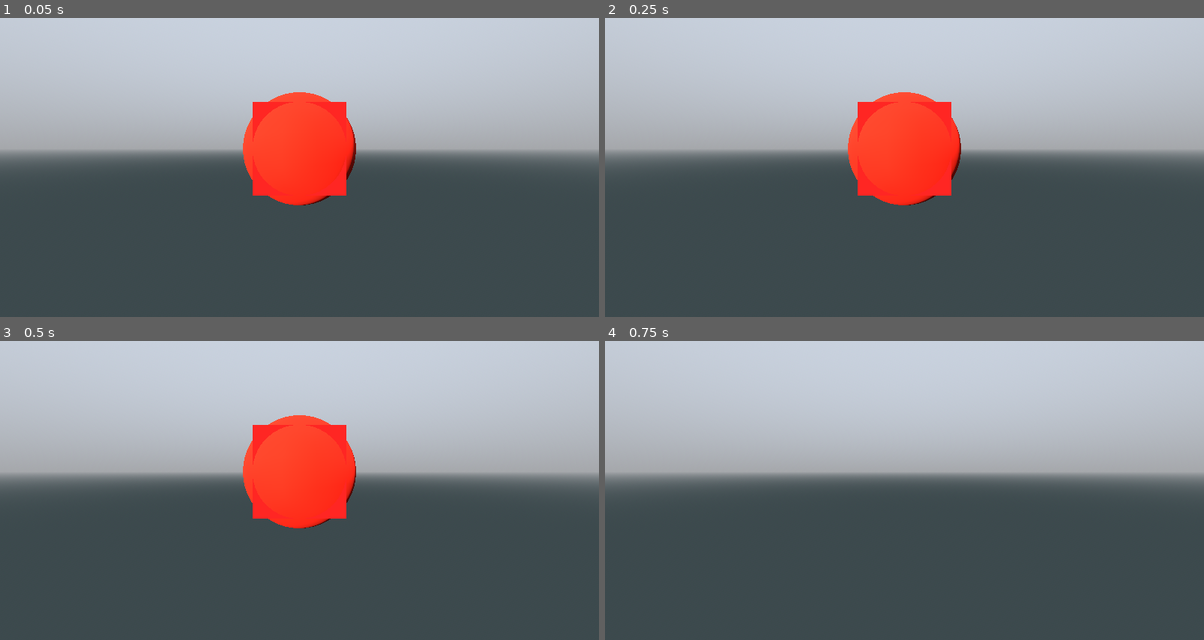
Above: before the commit, frames 1-4 (two rows, left to right).
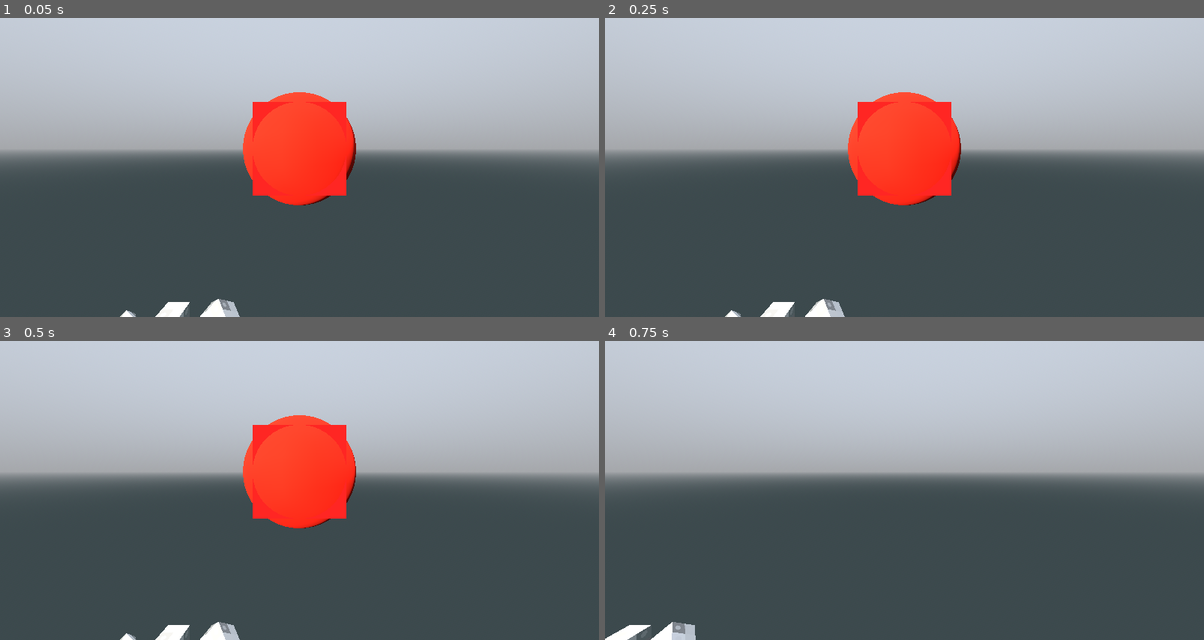
Above: after the commit, the same moments.

Repository: pixerhp/Hatchetflair
Game: Godot game, scene res://topscenes/gameplay_topscene.tscn
Same seed, same stepped clock (60 frames per second), same inputs: the game is played once before the commit and once after it.
Inputs (mouse positions are in pixels of both pictures, inside the frame that each line leads up to):
- Up to frame 1 (0.05 s): no input
- Up to frame 2 (0.25 s): no input
- Up to frame 3 (0.5 s): no input
- Up to frame 4 (0.75 s): tap Enter at 0.5 s; move the mouse to (1036, 454) at 0.52 s; hold D (move_right) from 0.53 s (still down); hold Shift (speed_faster) from 0.53 s (still down); click (1036, 454) at 0.67 s

The runs differ from the first frame. In frame 1, 0.5% of the frame differs, in the area x 20-41%, y 93-100%; in frame 2, 0.5%; in frame 3, 0.5%; in frame 4, 0.5%, in the area x 0-16%, y 93-100%.

Commit message:
Partial threaded chunks functionality

Diff:
--- a/scripts/tchunks_manager.gd
+++ b/scripts/tchunks_manager.gd
@@ -636,7 +636,7 @@
 		return
 	if world_tchunks[world_tc_xyz_to_i[xyz]].tiles_rend_node == null:
 		return
-	world_tchunks[world_tc_xyz_to_i[xyz]].tiles_rend_node.queue_free()
+	world_tchunks[world_tc_xyz_to_i[xyz]].tiles_rend_node.call_deferred("queue_free")
 
 
 var tcmthread: Thread
@@ -644,6 +644,7 @@
 @onready var cam_node: Node = get_tree().current_scene.find_child("FlyCam")
 var main_tcmt_mutex: Mutex
 var cam_pos_main: Vector3 = Vector3(0,0,0)
+var wait_to_unload: bool = false
 
 func _ready():
 	main_tcmt_mutex = Mutex.new()
@@ -654,25 +655,58 @@
 	main_tcmt_mutex.lock()
 	if not cam_node == null:
 		cam_pos_main = cam_node.position
+	wait_to_unload = false
 	main_tcmt_mutex.unlock()
 
 func tcmthread_func():
 	var load_pos: Vector3 = Vector3(0,0,0)
+	var load_closest_tc: Vector3i = Vector3i(0,0,0)
+
+
+	#for i in 9**3:
+		#load_tchunk(Vector3i(((i%9)-4), (((i/9)%9)-4), (((i/81)%9)-4)))
+	#for i in 9**3:
+		#remesh_tchunk(Vector3i(((i%9)-4), (((i/9)%9)-4), (((i/81)%9)-4)))
+
+	var wait_to_unload_local: bool = false
+
+	var TEST_last_unload: Vector3i = Vector3i(999,999,999)
+
 	while not tcmthread_exit:
 		main_tcmt_mutex.unlock()
 
 		main_tcmt_mutex.lock()
 		load_pos = cam_pos_main
+		wait_to_unload_local = wait_to_unload
 		main_tcmt_mutex.unlock()
+		load_closest_tc = Vector3i(floor((load_pos + TCU.TCHUNK_HS) / Vector3(TCU.TCHUNK_S)))
+
+
+		if not world_tc_xyz_to_i.has(load_closest_tc):
+			print("loading: ", load_closest_tc)
+			load_tchunk(load_closest_tc)
+			remesh_tchunk(load_closest_tc)
+
+		#if not wait_to_unload_local: for i in range(world_tchunks.size()):
+			#if load_pos.distance_to(Vector3(world_tchunks[i].coords) * 16) > 128:
+				#unload_tchunk(world_tchunks[i].coords)
+				#main_tcmt_mutex.lock()
+				#wait_to_unload = true
+				#main_tcmt_mutex.unlock()
+				#break
+
+
+		#if world_tc_xyz_to_i.size() == 0:S
+			#for i in 5**3:
+				#load_tchunk(Vector3i(((i%5)-2), (((i/5)%5)-2), (((i/25)%5)-2)))
+			#for i in 5**3:
+				#remesh_tchunk(Vector3i(((i%5)-2), (((i/5)%5)-2), (((i/25)%5)-2)))
+
+		#if not world_tc_xyz_to_i.has(load_closest_tc):
+			#load_tchunk(load_closest_tc)
 
 		main_tcmt_mutex.lock()
 	main_tcmt_mutex.unlock()
-
-
-	#for i in 5**3:
-		#load_tchunk(Vector3i(((i%5)-2), (((i/5)%5)-2), (((i/25)%5)-2)))
-	#for i in 5**3:
-		#remesh_tchunk(Vector3i(((i%5)-2), (((i/5)%5)-2), (((i/25)%5)-2)))
 
 func _exit_tree():
 	main_tcmt_mutex.lock()
